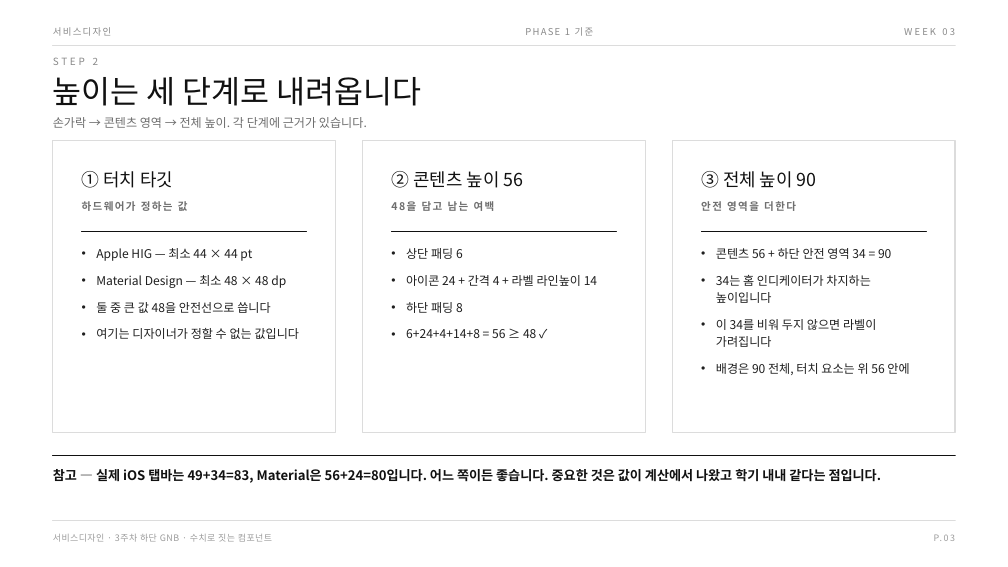
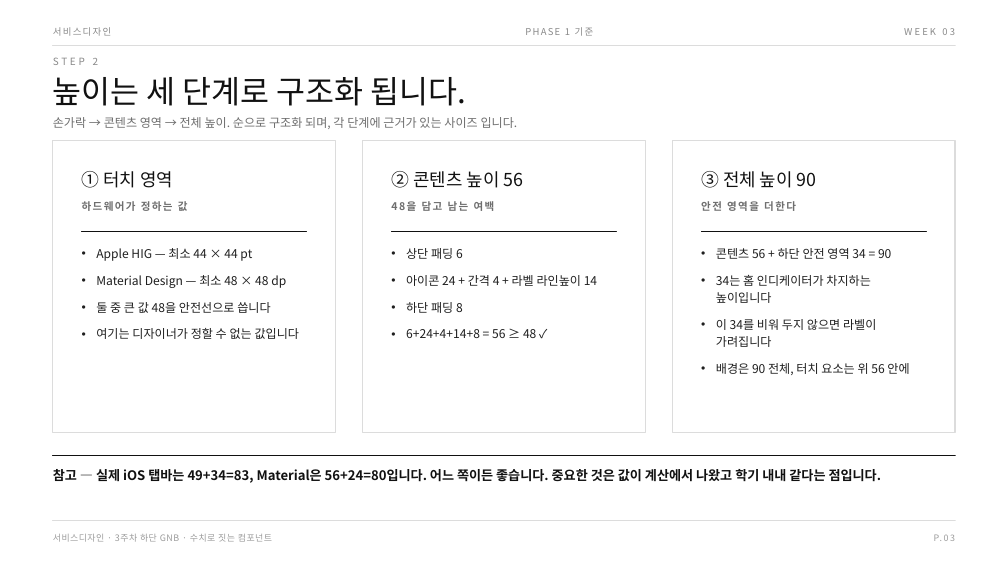
Before and after one commit to design-eng/MIN.D, a slide deck: slide 6 of dist/weeks-2학기/서비스디자인_2학기_03주차_GNB컴포넌트.pptx. Drawn at 1008x567 pixels with LibreOffice and Linux fonts; fonts in the diff are those of the drawing. Boxes give left, top, right and bottom in pixels: in the first picture for what was removed or moved away, otherwise in the second. Text is boxed around its words. In the diff, an @@ line names an element or a change of style, - is before the commit and + after.

```diff
--- a/dist/weeks-2학기/서비스디자인_2학기_03주차_GNB컴포넌트.pptx
+++ b/dist/weeks-2학기/서비스디자인_2학기_03주차_GNB컴포넌트.pptx
@@ text at (x1=53, y1=77, x2=467, y2=106): text changed @@
-높이는 세 단계로 내려옵니다
+높이는 세 단계로 구조화 됩니다.
@@ text at (x1=53, y1=117, x2=518, y2=129): text changed @@
-손가락 → 콘텐츠 영역 → 전체 높이. 각 단계에 근거가 있습니다.
+손가락 → 콘텐츠 영역 → 전체 높이. 순으로 구조화 되며, 각 단계에 근거가 있는 사이즈 입니다.
@@ text at (x1=82, y1=171, x2=173, y2=188): text changed @@
-① 터치 타깃
+① 터치 영역
```
Also in this commit, not shown: 10 other slides changed, 2 slides added, 1 slide removed, 6 other files.
